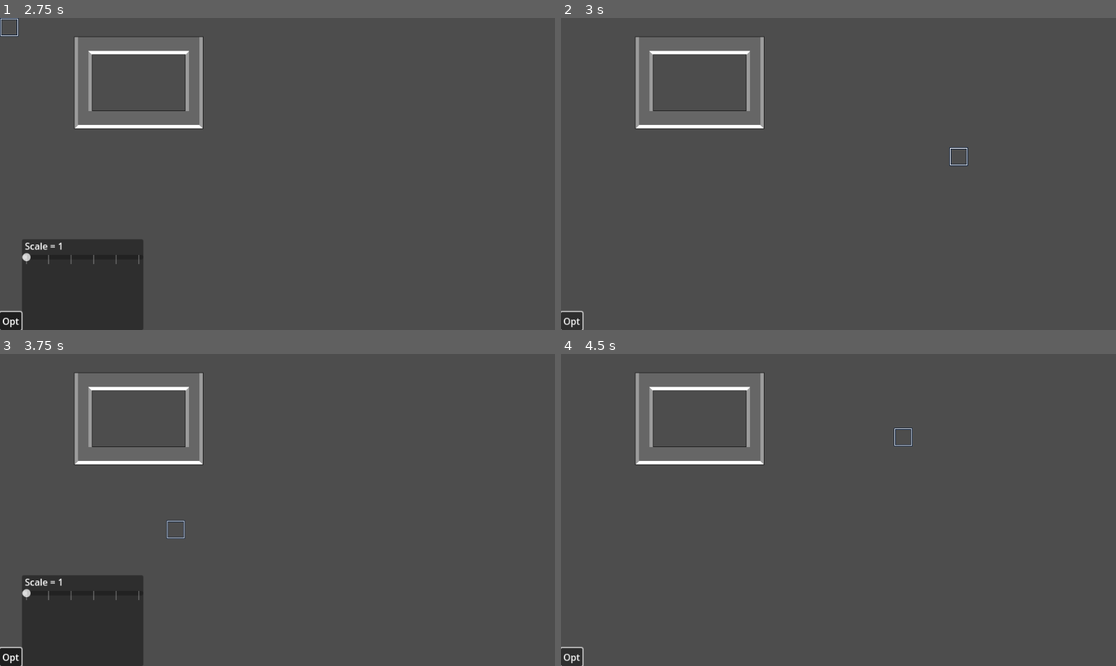
Above: before the commit, frames 1-4 (two rows, left to right).
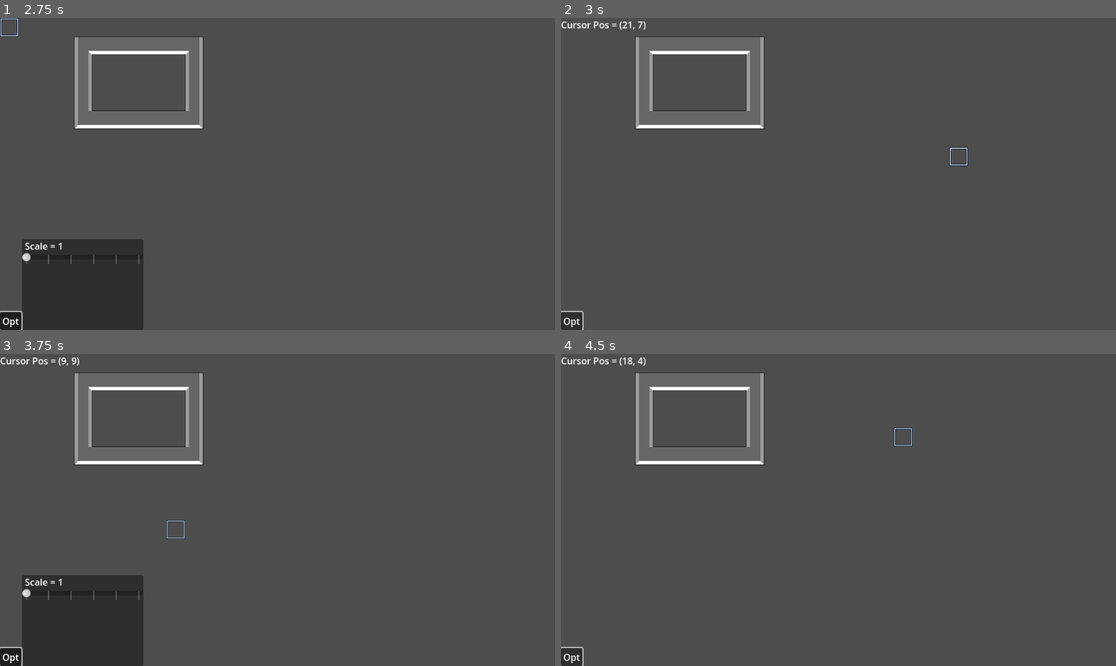
Above: after the commit, the same moments.

Repository: markverb1/tilegame
Game: Godot game, scene res://scenes/viewport.tscn
The game is run twice, just before and just after one commit, with the same random seed, the same clock (stepped at 60 frames per second) and the same inputs.
Inputs (mouse positions are in pixels of both pictures, inside the frame that each line leads up to):
- Up to frame 1 (2.75 s): click "Opt" at 0.5 s; click "Opt" at 1.25 s; click "Opt" at 2 s
- Up to frame 2 (3 s): tap Enter at 2.75 s; move the mouse to (960, 158) at 2.77 s
- Up to frame 3 (3.75 s): tap Space at 3.5 s; move the mouse to (166, 525) at 3.52 s
- Up to frame 4 (4.5 s): tap Enter at 4.25 s; move the mouse to (894, 441) at 4.27 s

Frame 1 is identical in both runs. In frame 2, 0.2% of the frame differs, in the area x 0-16%, y 1-4%; in frame 3, 0.1%; in frame 4, 0.2%.

Commit message:
add debugging

Diff:
--- a/project.godot
+++ b/project.godot
@@ -10,7 +10,7 @@
 
 [application]
 
-config/name="ja4a1"
+config/name="Tilegame"
 run/main_scene="uid://dklun6k51575d"
 config/features=PackedStringArray("4.4", "GL Compatibility")
 config/icon="res://icon.svg"
@@ -18,6 +18,7 @@
 [autoload]
 
 util="*res://scripts/util.gd"
+manager="*res://scripts/manager.gd"
 
 [display]
 
--- a/scenes/thinkingland.tscn
+++ b/scenes/thinkingland.tscn
@@ -6,11 +6,13 @@
 
 [sub_resource type="GDScript" id="GDScript_rwv88"]
 resource_name = "Cursor"
-script/source = "extends Sprite2D
+script/source = "
+extends Sprite2D
 
 func _input(event:InputEvent):
 	if event is InputEventMouseMotion:
 		position = util.floorsnapv2(event.position,32)
+		manager.cursor_position_changed.emit(position)
 "
 
 [node name="Node2D" type="Node2D"]
--- a/scenes/viewport.tscn
+++ b/scenes/viewport.tscn
@@ -72,5 +72,14 @@
 toggle_mode = true
 text = "Opt"
 
+[node name="Debugs" type="FlowContainer" parent="."]
+layout_mode = 1
+anchors_preset = 15
+anchor_right = 1.0
+anchor_bottom = 1.0
+grow_horizontal = 2
+grow_vertical = 2
+mouse_filter = 2
+
 [connection signal="value_changed" from="Panel/ScaleSlider" to="." method="_on_scale_slider_value_changed"]
 [connection signal="toggled" from="Button" to="." method="_on_button_toggled"]
--- /dev/null
+++ b/scripts/manager.gd
@@ -0,0 +1,4 @@
+extends Node
+
+@warning_ignore("unused_signal")
+signal cursor_position_changed
--- a/scripts/viewport.gd
+++ b/scripts/viewport.gd
@@ -1,7 +1,30 @@
 extends Control
+
+@onready var debug_container = $Debugs
+
+func create_debug(debug_name: String) -> Node:
+	var label = Label.new()
+	label.name = debug_name
+	debug_container.add_child(label)
+	return label
+
+func remove_debug(debug_name: String) -> void:
+	var debug = debug_container.find_child(debug_name)
+	if not debug:
+		return
+	debug.queue_free()
+
+func set_debug(debug_name: String, text: String, create_if_missing: bool = false) -> void:
+	var debug = get_node_or_null("Debugs/"+debug_name)
+	if not create_if_missing and debug == null:
+		return
+	elif create_if_missing and debug == null:
+		debug = create_debug(debug_name)
+	debug.text = debug_name + " = " + text
 
 func _ready() -> void:
 	_on_button_toggled(false)
+	manager.cursor_position_changed.connect(_on_cursor_position_changed)
 
 func _on_button_toggled(toggled_on: bool) -> void:
 	$Panel.visible = toggled_on
@@ -9,3 +32,6 @@
 func _on_scale_slider_value_changed(value: float) -> void:
 	$SubViewportContainer.stretch_shrink = value
 	$Panel/ScaleLabel.text = "Scale = " + str(int(value))
+
+func _on_cursor_position_changed(pos: Vector2):
+	set_debug("Cursor Pos",str(Vector2i(pos)/32),true)
Binary file added: assets/images/evil.png
Not shown, added: assets/images/evil.png.import
Binary file added: assets/images/good.png
Not shown, added: assets/images/good.png.import
Not shown, added: scripts/manager.gd.uid
